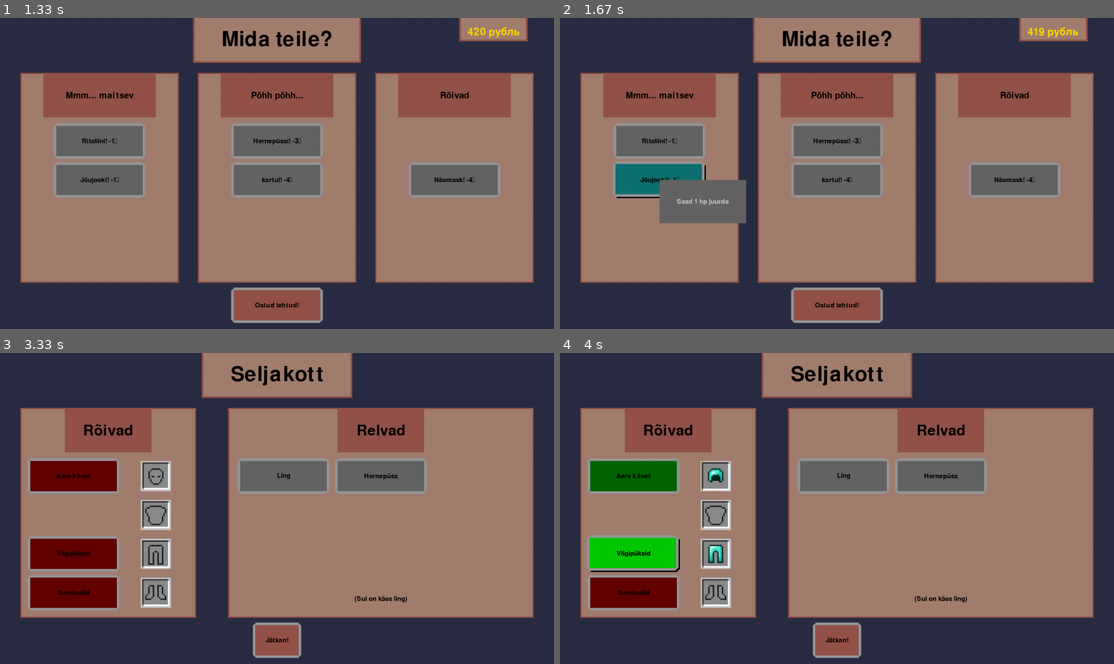
Above: before the commit, frames 1-4 (two rows, left to right).
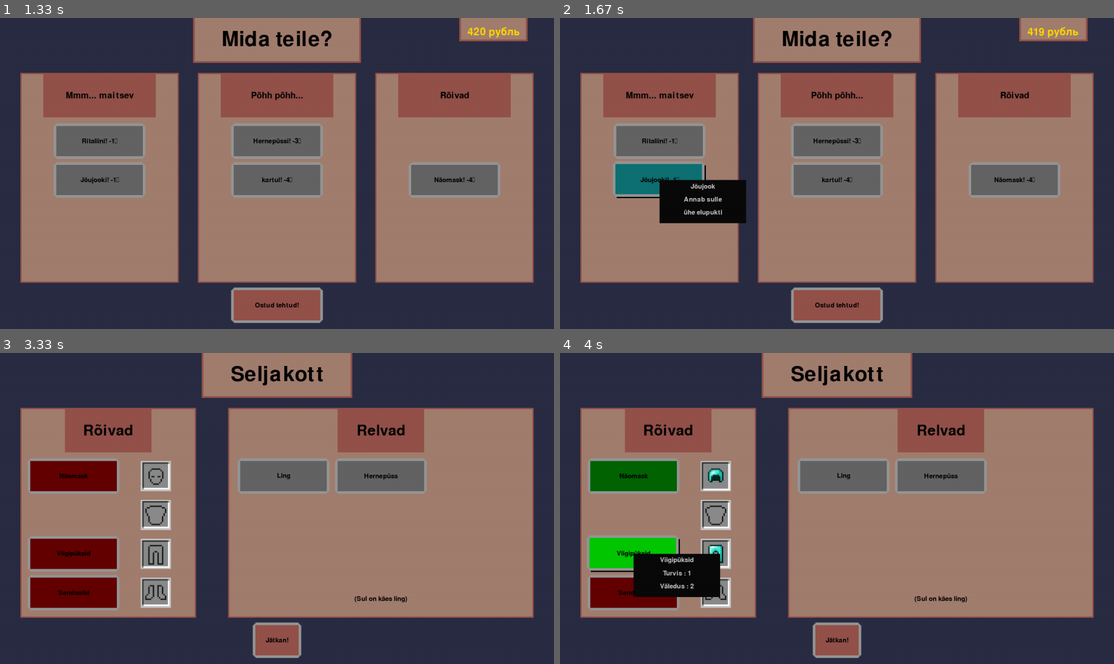
Above: after the commit, the same moments.

Repository: KarupoegPuhh/2020-projekt
Game: pygame game, started from MAIN.py
Two runs of this game, one before a commit and one after it. Both use one fixed random seed, a clock stepped at 60 frames per second and the inputs below.
Inputs (mouse positions are in pixels of both pictures, inside the frame that each line leads up to):
- Up to frame 1 (1.33 s): click (254, 185) at 0.88 s; click "Konsumisse" at 1.22 s
- Up to frame 2 (1.67 s): click "Jõujooki! -1₽" at 1.55 s
- Up to frame 3 (3.33 s): click "Näomask! -4₽" at 1.88 s; click "Hernepüssi! -3₽" at 2.22 s; click (105, 461) at 2.55 s; click "Ostud tehtud!" at 2.88 s; click "Seljakott" at 3.22 s
- Up to frame 4 (4 s): click (632, 477) at 3.55 s, where only the run after the commit has a clickable "Näomask"; click "Viigipüksid" at 3.88 s

Frame 1 is identical in both runs. In frame 2, 2.2% of the frame differs, in the area x 17-34%, y 51-67%; in frame 3, less than 0.1%; in frame 4, 2.2%, in the area x 10-29%, y 38-79%.

Commit message:
pood ja seljakott update / databar sõltub mängja y'ist

Diff:
--- a/abi.py
+++ b/abi.py
@@ -120,7 +120,7 @@
 
 def nupu_hover_txt(item, x,y,laius,kõrgus, txt_värv):
     mouse = pg.mouse.get_pos()
-    if x < mouse[0] < x + laius and y < mouse[1] < y + kõrgus and item.unlocked:
+    if x < mouse[0] < x + laius and y < mouse[1] < y + kõrgus:
         #infoleht
         pg.draw.rect(aken, (10,10,10), (mouse[0], mouse[1], 200, 135))
         #nimi
@@ -129,17 +129,59 @@
         nupp_hover_tekst_kord.center = (mouse[0] + 100, mouse[1] + 15)
         aken.blit(nupp_hover_tekst, nupp_hover_tekst_kord)
         #dmg
-        relv_dmg_txt = smallText.render("võimsus : " + str(item.dmg), True, txt_värv)
+        relv_dmg_txt = smallText.render("Võimsus : " + str(item.dmg), True, txt_värv)
         relv_dmg_txt_kord = relv_dmg_txt.get_rect()
         relv_dmg_txt_kord.center = (mouse[0] + 100, mouse[1] + 45)
         aken.blit(relv_dmg_txt, relv_dmg_txt_kord)
         #kiirus
-        relv_dmg_txt = smallText.render("kiirus : " + str(item.vel), True, txt_värv)
+        relv_dmg_txt = smallText.render("Kiirus : " + str(item.vel), True, txt_värv)
         relv_dmg_txt_kord = relv_dmg_txt.get_rect()
         relv_dmg_txt_kord.center = (mouse[0] + 100, mouse[1] + 75)
         aken.blit(relv_dmg_txt, relv_dmg_txt_kord)
         #cd
-        relv_dmg_txt = smallText.render("laadimisaeg : " + str(item.cd), True, txt_värv)
+        relv_dmg_txt = smallText.render("Laadimisaeg : " + str(item.cd), True, txt_värv)
         relv_dmg_txt_kord = relv_dmg_txt.get_rect()
         relv_dmg_txt_kord.center = (mouse[0] + 100, mouse[1] + 105)
         aken.blit(relv_dmg_txt, relv_dmg_txt_kord)
+
+def rõiva_hover_txt(item, x,y,laius,kõrgus, txt_värv):
+    mouse = pg.mouse.get_pos()
+    if x < mouse[0] < x + laius and y < mouse[1] < y + kõrgus:
+        #infoleht
+        pg.draw.rect(aken, (10,10,10), (mouse[0], mouse[1], 200, 100))
+        #nimi
+        nupp_hover_tekst = smallText.render(str(item.nimi), True, txt_värv)
+        nupp_hover_tekst_kord = nupp_hover_tekst.get_rect()
+        nupp_hover_tekst_kord.center = (mouse[0] + 100, mouse[1] + 15)
+        aken.blit(nupp_hover_tekst, nupp_hover_tekst_kord)
+        #armor
+        relv_dmg_txt = smallText.render("Turvis : " + str(item.armor), True, txt_värv)
+        relv_dmg_txt_kord = relv_dmg_txt.get_rect()
+        relv_dmg_txt_kord.center = (mouse[0] + 100, mouse[1] + 45)
+        aken.blit(relv_dmg_txt, relv_dmg_txt_kord)
+        #kiirus
+        relv_dmg_txt = smallText.render("Väledus : " + str(item.speed), True, txt_värv)
+        relv_dmg_txt_kord = relv_dmg_txt.get_rect()
+        relv_dmg_txt_kord.center = (mouse[0] + 100, mouse[1] + 75)
+        aken.blit(relv_dmg_txt, relv_dmg_txt_kord)
+
+def eat_hover_txt(nimi, tekst1, tekst2, x,y,laius,kõrgus, txt_värv):
+    mouse = pg.mouse.get_pos()
+    if x < mouse[0] < x + laius and y < mouse[1] < y + kõrgus:
+        #infoleht
+        pg.draw.rect(aken, (10,10,10), (mouse[0], mouse[1], 200, 100))
+        #nimi
+        nupp_hover_tekst = smallText.render(nimi, True, txt_värv)
+        nupp_hover_tekst_kord = nupp_hover_tekst.get_rect()
+        nupp_hover_tekst_kord.center = (mouse[0] + 100, mouse[1] + 15)
+        aken.blit(nupp_hover_tekst, nupp_hover_tekst_kord)
+        #rida 1
+        relv_dmg_txt = smallText.render(tekst1, True, txt_värv)
+        relv_dmg_txt_kord = relv_dmg_txt.get_rect()
+        relv_dmg_txt_kord.center = (mouse[0] + 100, mouse[1] + 45)
+        aken.blit(relv_dmg_txt, relv_dmg_txt_kord)
+        #rida 2
+        relv_dmg_txt = smallText.render(tekst2, True, txt_värv)
+        relv_dmg_txt_kord = relv_dmg_txt.get_rect()
+        relv_dmg_txt_kord.center = (mouse[0] + 100, mouse[1] + 75)
+        aken.blit(relv_dmg_txt, relv_dmg_txt_kord)
--- a/maailm.py
+++ b/maailm.py
@@ -159,10 +159,10 @@
     kartulikahur = Relvad(20, 40, 10, (161,127,27), 13, 0, False,"kartulikaur", "Käsikahur")
     railgun = Relvad(0.2, 0, 20, (4,217,255),10 , 0, False,"midagi erakordset", "EMP gun")
     #Varustus
-    kasukas = Varustus(0, 5, False, False, "vammus")
-    kiiver = Varustus(1, 2, False, False, "rattakiiver")
-    püksid = Varustus(2, 1, False, True, "viigipüksid")
-    sandaalid = Varustus(5, 0, False, True, "sandaalid")
+    kasukas = Varustus(0, 5, False, False, "Abramovi vammus")
+    kiiver = Varustus(1, 2, False, False, "Näomask")
+    püksid = Varustus(2, 1, False, True, "Viigipüksid")
+    sandaalid = Varustus(5, 0, False, True, "Sandaalid")
 
     #Ritaliin buff
     ritaliin = False
@@ -314,47 +314,49 @@
 
 
     def databar():
-
-        ##
-
-        ##
-
-        pg.draw.rect(aken, (25,25,25), (238, 598, 804, 124))
-        pg.draw.rect(aken, (50,50,50), (240, 600, 800, 120))
+        databar_nihe = 0
+        pildi_nihe = 0
+        parabooli_nihe = 0
+        if Tom.y > 550:
+            databar_nihe = 600
+            pildi_nihe = 450
+            parabooli_nihe = 640
+        pg.draw.rect(aken, (25,25,25), (238, 598 - databar_nihe, 804, 124))
+        pg.draw.rect(aken, (50,50,50), (240, 600 - databar_nihe, 800, 120))
         #healthbar
-        pg.draw.rect(aken, (100,0,0), (340, 605, 600, 20))
+        pg.draw.rect(aken, (100,0,0), (340, 605 - databar_nihe, 600, 20))
         if Tom.health >= 0:
-            pg.draw.rect(aken, (200,0,0), (342, 607, 596 * (Tom.health / Tom.max_health), 16))
+            pg.draw.rect(aken, (200,0,0), (342, 607 - databar_nihe, 596 * (Tom.health / Tom.max_health), 16))
             TextSurf, TextRect = text_objects(str(round(Tom.health, 2)) + " / " + str(Tom.max_health), databarText)
-            TextRect.center = ((laius // 2), (615))
+            TextRect.center = ((laius // 2), (615 - databar_nihe))
             aken.blit(TextSurf, TextRect)
         else:
             TextSurf, TextRect = text_objects("0" + " / " + str(Tom.max_health), databarText)
-            TextRect.center = ((laius // 2), (615))
+            TextRect.center = ((laius // 2), (615 - databar_nihe))
             aken.blit(TextSurf, TextRect)
         #ritaliinbar
-        pg.draw.rect(aken, (30,30,30), (340, 630, 600, 20))
+        pg.draw.rect(aken, (30,30,30), (340, 630 - databar_nihe, 600, 20))
         if ritaliin:
-            pg.draw.rect(aken, (rgb()), (342, 632, 596 * ((900 - ritaliin_cd) / 900 ), 16))
+            pg.draw.rect(aken, (rgb()), (342, 632 - databar_nihe, 596 * ((900 - ritaliin_cd) / 900 ), 16))
         TextSurf, TextRect = text_objects(("Ritaliin"), databarText)
-        TextRect.center = ((laius // 2), (640))
+        TextRect.center = ((laius // 2), (640 - databar_nihe))
         aken.blit(TextSurf, TextRect)
 
         #Pilt tegelase jaoks
-        pg.draw.rect(aken, (25,25,25), (0, 570, 124, 200))
-        pg.draw.rect(aken, (50,50,50), (2, 600, 120, 120))
-        aken.blit(Player.kangelane_pilt, (2,600))
+        pg.draw.rect(aken, (25,25,25), (0, 570 - databar_nihe, 124, 180))
+        pg.draw.rect(aken, (50,50,50), (2, 600 - databar_nihe, 120, 120))
+        aken.blit(Player.kangelane_pilt, (2,600 - databar_nihe))
         ##Tegelase nimi
         nimi = databarText.render(Player.kangelane_nimi, True, (200,200,200))
         nimi_kord = nimi.get_rect()
-        nimi_kord.center = (60, 585)
+        nimi_kord.center = (60, 585 - pildi_nihe)
         aken.blit(nimi, nimi_kord)
 
         #Üleminek pildilt healtbarile
         #pilt joonistatakse paraboolide abil
         a = -2
         x_laius = 123
-        y_kõrgus = 600
+        y_kõrgus = 600 - parabooli_nihe
         while -2 <= a <= 2:
             while -2 <= a <= 0:
                 pg.draw.rect(aken, (25, 25, 25), (x_laius, y_kõrgus, 2, 125))
@@ -371,22 +373,22 @@
         #Displayb tegelase suurused
         #Kiirus
         TextSurf, TextRect = text_objects("Kiirus : " + str(Tom.vel), databarText)
-        TextRect.center = ((laius // 2), (660))
+        TextRect.center = ((laius // 2), (660 - databar_nihe))
         aken.blit(TextSurf, TextRect)
         #Relv
         TextSurf, TextRect = text_objects("Relv : " + str(Tom.relv.nimi), databarText)
-        TextRect.center = ((laius // 2), (680))
+        TextRect.center = ((laius // 2), (680 - databar_nihe))
         aken.blit(TextSurf, TextRect)
         #Raha
         raha = databarText.render(str(Tom.raha)+" рубль", True, (255,215,0))
-        aken.blit(raha, (915, 650))
-        nupp(aken, "Konsumisse", 875, 675, 150, 25, (100,100,100), (200,200,200), pood)
+        aken.blit(raha, (915, 650 - databar_nihe))
+        nupp(aken, "Konsumisse", 875, 675 - databar_nihe, 150, 25, (100,100,100), (200,200,200), pood)
         #Turvis
         TextSurf, TextRect = text_objects("Turvis : " + str(Tom.armor), databarText)
-        TextRect.center = ((laius // 2), (700))
+        TextRect.center = ((laius // 2), (700 - databar_nihe))
         aken.blit(TextSurf, TextRect)
         #Nupp inventoryle
-        nupp(aken, "Seljakott", 260, 675, 150, 25, (100,100,100), (200,200,200), seljakott)
+        nupp(aken, "Seljakott", 260, 675 - databar_nihe, 150, 25, (100,100,100), (200,200,200), seljakott)
 
     def vaheta_ekraani():
         global põrandad
--- a/pood_invnet.py
+++ b/pood_invnet.py
@@ -61,22 +61,9 @@
 
         if not maailm.hernepüss.unlocked:
             nupp(aken, "Hernepüssi! -3₽", 540, 250, 200, 70, (100,100,100), (15,113,115), hernepüss_ost)
-            if 540 < mouse[0] < 740 and 250 < mouse[1] < 310:
-                pg.draw.rect(aken, (100,100,100), (mouse[0], mouse[1], 200, 100))
-                hernepüss_txt = smallText.render("Püstolkuulipilduja", True, (200,200,200))
-                hernepüss_txt_kord = hernepüss_txt.get_rect()
-                hernepüss_txt_kord.center = (mouse[0] + 100, mouse[1] + 50)
-                aken.blit(hernepüss_txt, hernepüss_txt_kord)
-
 
         if not maailm.kartulikahur.unlocked:
             nupp(aken, "kartul! -4₽", 540 , 340, 200, 70, (100,100,100), (15,113,115), kartulikahur_ost)
-            if 540 < mouse[0] < 740 and 340 < mouse[1] < 410:
-                pg.draw.rect(aken, (100,100,100), (mouse[0], mouse[1], 200, 100))
-                potato_txt = smallText.render("SeE oN hIigLasLiK!", True, (200,200,200))
-                potato_txt_kord = potato_txt.get_rect()
-                potato_txt_kord.center = (mouse[0] + 100, mouse[1] + 50)
-                aken.blit(potato_txt, potato_txt_kord)
 
         #Riiete valik
         pg.draw.rect(aken, (148, 82, 74), (867,127,366,486))
@@ -98,6 +85,21 @@
 
         #Ostud tehtud
         nupp(aken, "Ostud tehtud!", 540, 630, 200, 70, (148, 82, 74), (168, 102, 94), pood_done)
+
+        #Joonistame kastid dataga
+        #relvad
+        if maailm.hernepüss.unlocked == False:
+            nupu_hover_txt(maailm.hernepüss, 540, 250, 200, 70, (200,200,200))
+        if maailm.kartulikahur.unlocked == False:
+            nupu_hover_txt(maailm.kartulikahur, 540 , 340, 200, 70, (21,244,238))
+        #riided
+        if maailm.kiiver.unlocked == False:
+            rõiva_hover_txt(maailm.kiiver,950 , 340, 200, 70, (200,200,200))
+        #söök
+        if maailm.Tom.health < maailm.Tom.max_health:
+            eat_hover_txt("Jõujook","Annab sulle", "ühe elupukti", 130, 340, 200, 70, (200,200,200))
+        if not maailm.ritaliin:
+            eat_hover_txt("Ritalin","KIIRUS!!!", "JÕUD!!!", 130 , 250, 200, 70, (21,244,238))
 
         pg.display.update()
 
@@ -181,40 +183,40 @@
         ##Riided nupud
         if maailm.kiiver.unlocked:
             if not maailm.kiiver.equipped:
-                nupp(aken, "Aero kiiver", 70, 250, 200, 70, (100,0,0), (200,0,0), kiiver_equip_fun)
+                nupp(aken, maailm.kiiver.nimi, 70, 250, 200, 70, (100,0,0), (200,0,0), kiiver_equip_fun)
                 aken.blit(pea, (325,250))
             if maailm.kiiver.equipped:
-                nupp(aken, "Aero kiiver", 70, 250, 200, 70, (0,100,0), (0,200,0), kiiver_unequip_fun)
+                nupp(aken, maailm.kiiver.nimi, 70, 250, 200, 70, (0,100,0), (0,200,0), kiiver_unequip_fun)
                 aken.blit(pea1, (325,250))
         else:
             aken.blit(pea, (325,250))
 
         if maailm.kasukas.unlocked:
             if not maailm.kasukas.equipped:
-                nupp(aken, "Abramovi kasukas", 70, 340, 200, 70, (100,0,0), (200,0,0), kasukas_equip_fun)
+                nupp(aken, maailm.kasukas.nimi, 70, 340, 200, 70, (100,0,0), (200,0,0), kasukas_equip_fun)
                 aken.blit(keha, (325,340))
             if maailm.kasukas.equipped:
-                nupp(aken, "Abramovi kasukas", 70, 340, 200, 70, (0,100,0), (0,200,0), kasukas_unequip_fun)
+                nupp(aken, maailm.kasukas.nimi, 70, 340, 200, 70, (0,100,0), (0,200,0), kasukas_unequip_fun)
                 aken.blit(keha1, (325,340))
         else:
             aken.blit(keha, (325,340))
 
         if maailm.püksid.unlocked:
             if not maailm.püksid.equipped:
-                nupp(aken, "Viigipüksid", 70, 430, 200, 70, (100,0,0), (200,0,0), püksid_equip_fun)
+                nupp(aken, maailm.püksid.nimi, 70, 430, 200, 70, (100,0,0), (200,0,0), püksid_equip_fun)
                 aken.blit(jalad, (325,430))
             if maailm.püksid.equipped:
-                nupp(aken, "Viigipüksid", 70, 430, 200, 70, (0,100,0), (0,200,0), püksid_unequip_fun)
+                nupp(aken, maailm.püksid.nimi, 70, 430, 200, 70, (0,100,0), (0,200,0), püksid_unequip_fun)
                 aken.blit(jalad1, (325,430))
         else:
             aken.blit(jalad, (325,430))
 
         if maailm.sandaalid.unlocked:
             if not maailm.sandaalid.equipped:
-                nupp(aken, "Sandaalid", 70, 520, 200, 70, (100,0,0), (200,0,0), sandaalid_equip_fun)
+                nupp(aken, maailm.sandaalid.nimi, 70, 520, 200, 70, (100,0,0), (200,0,0), sandaalid_equip_fun)
                 aken.blit(tossud, (325,520))
             if maailm.sandaalid.equipped:
-                nupp(aken, "Sandaalid", 70, 520, 200, 70, (0,100,0), (0,200,0), sandaalid_unequip_fun)
+                nupp(aken, maailm.sandaalid.nimi, 70, 520, 200, 70, (0,100,0), (0,200,0), sandaalid_unequip_fun)
                 aken.blit(tossud1, (325,520))
         else:
             aken.blit(tossud, (325,520))
@@ -240,10 +242,24 @@
             nupp(aken, "EMP gun", 1005, 430, 200, 70, (100,100,100), (15,113,115), railgun_equip)
 
         ###joonistame kasti, et infot lugeda
-        nupu_hover_txt(maailm.ling, 555, 250, 200, 70, (200,200,200))
-        nupu_hover_txt(maailm.hernepüss, 780, 250, 200, 70, (200,200,200))
-        nupu_hover_txt(maailm.kartulikahur, 1005, 250, 200, 70, (21,244,238))
-        nupu_hover_txt(maailm.railgun, 1005, 430, 200, 70, (191,0,255))
+        #Relvad
+        if maailm.ling.unlocked == True:
+            nupu_hover_txt(maailm.ling, 555, 250, 200, 70, (200,200,200))
+        if maailm.hernepüss.unlocked == True:
+            nupu_hover_txt(maailm.hernepüss, 780, 250, 200, 70, (200,200,200))
+        if maailm.kartulikahur.unlocked == True:
+            nupu_hover_txt(maailm.kartulikahur, 70, 430, 200, 70, 70, (21,244,238))
+        if maailm.railgun.unlocked == True:
+            nupu_hover_txt(maailm.railgun, 1005, 430, 200, 70, (191,0,255))
+        #Riided
+        if maailm.kiiver.unlocked == True:
+            rõiva_hover_txt(maailm.kiiver, 70, 250, 200, 70, (200,200,200))
+        if maailm.kasukas.unlocked == True:
+            rõiva_hover_txt(maailm.kasukas, 70, 340, 200, 70, (200,200,200))
+        if maailm.püksid.unlocked == True:
+            rõiva_hover_txt(maailm.püksid, 70, 430, 200, 70, (200,200,200))
+        if maailm.sandaalid.unlocked == True:
+            rõiva_hover_txt(maailm.sandaalid, 70, 520, 200, 70, (200,200,200))
 
         TextSurf, TextRect = text_objects("(Sul on käes "+str(maailm.Tom.relv.nimi)+")", smallText)
         TextRect.center = (880, 570)
